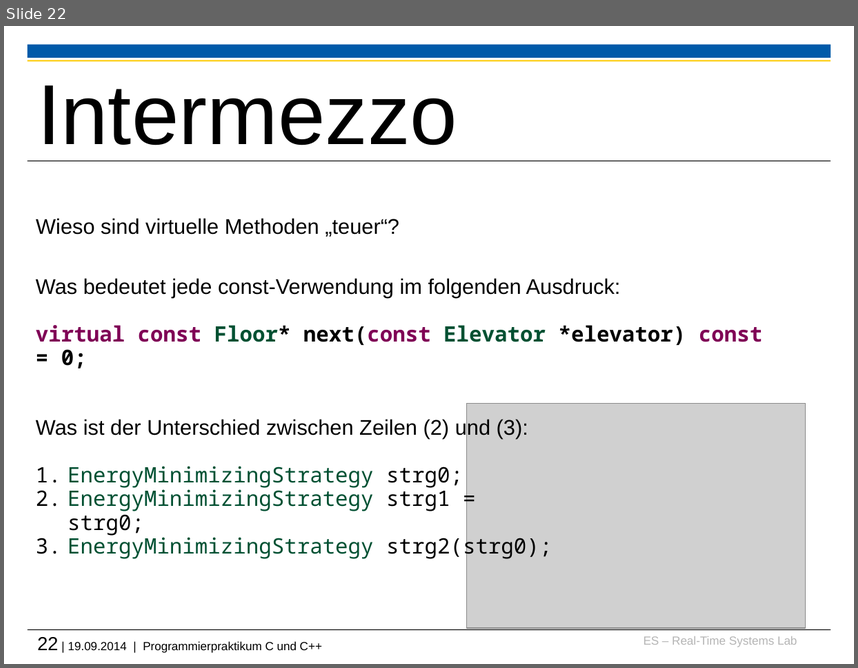
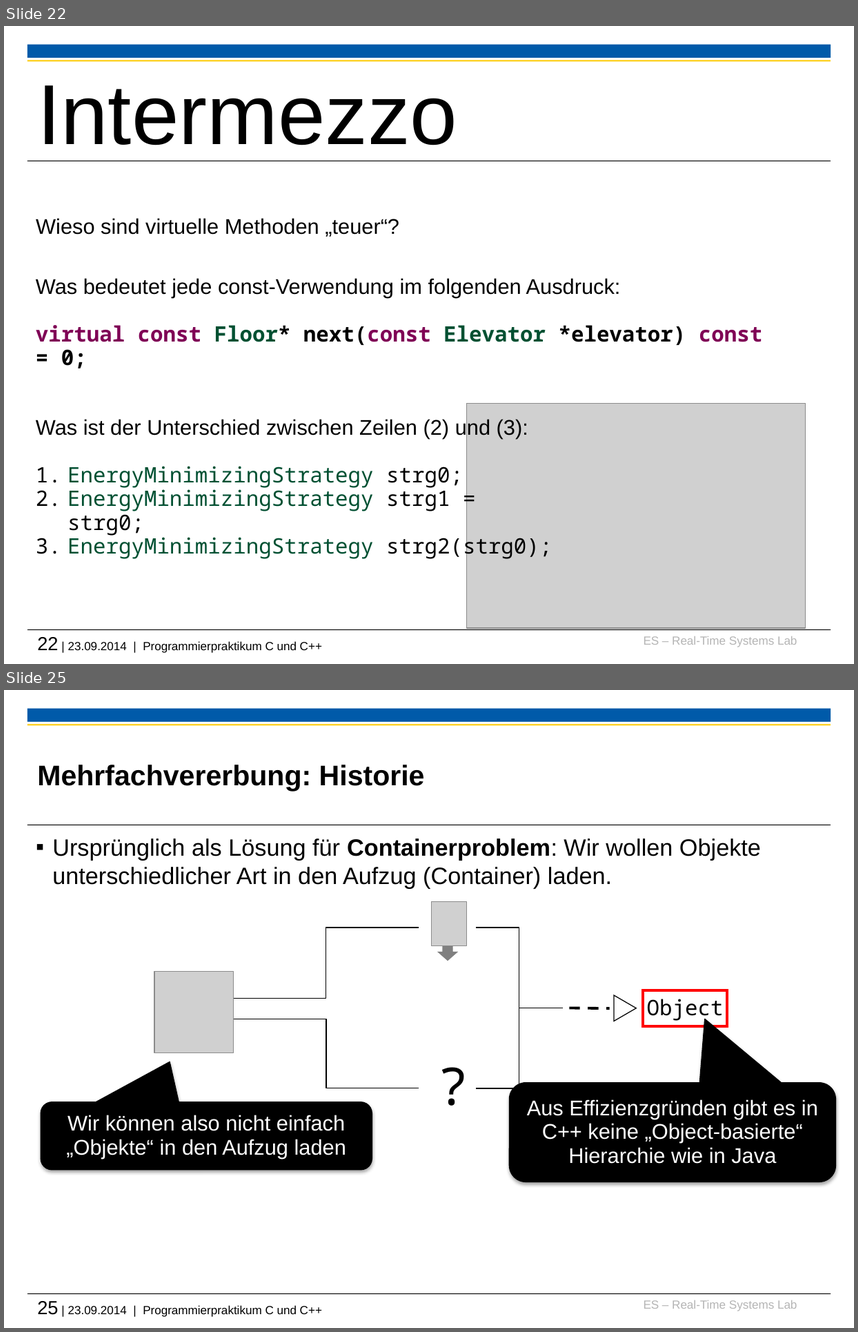
Before and after one commit to h82k/tud-cppp, a slide deck: Vorlesung/3 Vererbung-Polymorphie.pptx. Shown one above the other, each under a label of ours: slide 22 before the commit, slides 22 and 25 after it; the slides between them are not shown. The pictures are 858x668 and 858x1332 pixels, drawn with LibreOffice and Linux fonts; fonts in the diff are those of the drawing; grey boxes stand for pictures; background and template pictures are left out. Boxes give left, top, right and bottom in pixels: in the first picture for what was removed or moved away, otherwise in the second. Text is boxed around its words. In the diff, an @@ line names an element or a change of style, - is before the commit and + after.

```diff
--- a/Vorlesung/3 Vererbung-Polymorphie.pptx
+++ b/Vorlesung/3 Vererbung-Polymorphie.pptx
@@ slide 25 added at (x1=4, y1=690, x2=854, y2=1328), background #FFFFFF; not listed: 6 template elements that a slide beside it also shows @@
@@ title added at (x1=37, y1=765, x2=425, y2=791), 24 pt, text #000000, bold @@
+Mehrfachvererbung: Historie
@@ text added at (x1=52, y1=838, x2=761, y2=888), 20 pt, text #000000 @@
+▪ Ursprünglich als Lösung für Containerproblem: Wir wollen Objekte unterschiedlicher Art in den Aufzug (Container) laden.
@@ picture added at (x1=432, y1=902, x2=466, y2=946) @@
@@ elbow line added from (234, 998) to (419, 927), #000000 0.75 pt @@
@@ elbow line added from (562, 1008) to (476, 927), #000000 0.75 pt @@
@@ down arrow added at (x1=437, y1=943, x2=459, y2=961), fill #808080 @@
@@ picture added at (x1=154, y1=972, x2=234, y2=1053) @@
@@ triangle added at (x1=613, y1=995, x2=635, y2=1021), fill #FFFFFF, outline #000000 0.75 pt @@
@@ rectangle added at (x1=643, y1=990, x2=727, y2=1026), fill #FFFFFF, outline #FF0000 2.25 pt, 18 pt, text #000000 @@
+Object
@@ elbow line added from (234, 1019) to (419, 1088), #000000 0.75 pt @@
@@ elbow line added from (562, 1008) to (476, 1088), #000000 0.75 pt @@
@@ line added from (569, 1008) to (609, 1008), #000000 2.25 pt dashed @@
@@ text added at (x1=429, y1=1054, x2=476, y2=1121), 44 pt, text #000000 @@
+?
@@ rounded speech box added at (x1=509, y1=1083, x2=835, y2=1182), fill #000000, outline #000000 0.75 pt, 18 pt, text #FFFFFF @@
+Aus Effizienzgründen gibt es in C++ keine „Object-basierte“ Hierarchie wie in Java
@@ rounded speech box added at (x1=41, y1=1101, x2=372, y2=1170), fill #000000, outline #000000 0.75 pt, 18 pt, text #FFFFFF @@
+Wir können also nicht einfach „Objekte“ in den Aufzug laden
@@ text at (x1=37, y1=637, x2=322, y2=653): text changed @@
-22 | 19.09.2014 | Programmierpraktikum C und C++
+22 | 23.09.2014 | Programmierpraktikum C und C++
```
Also in this commit, not shown: 6 slides changed, 10 other slides added, 5 other files.
